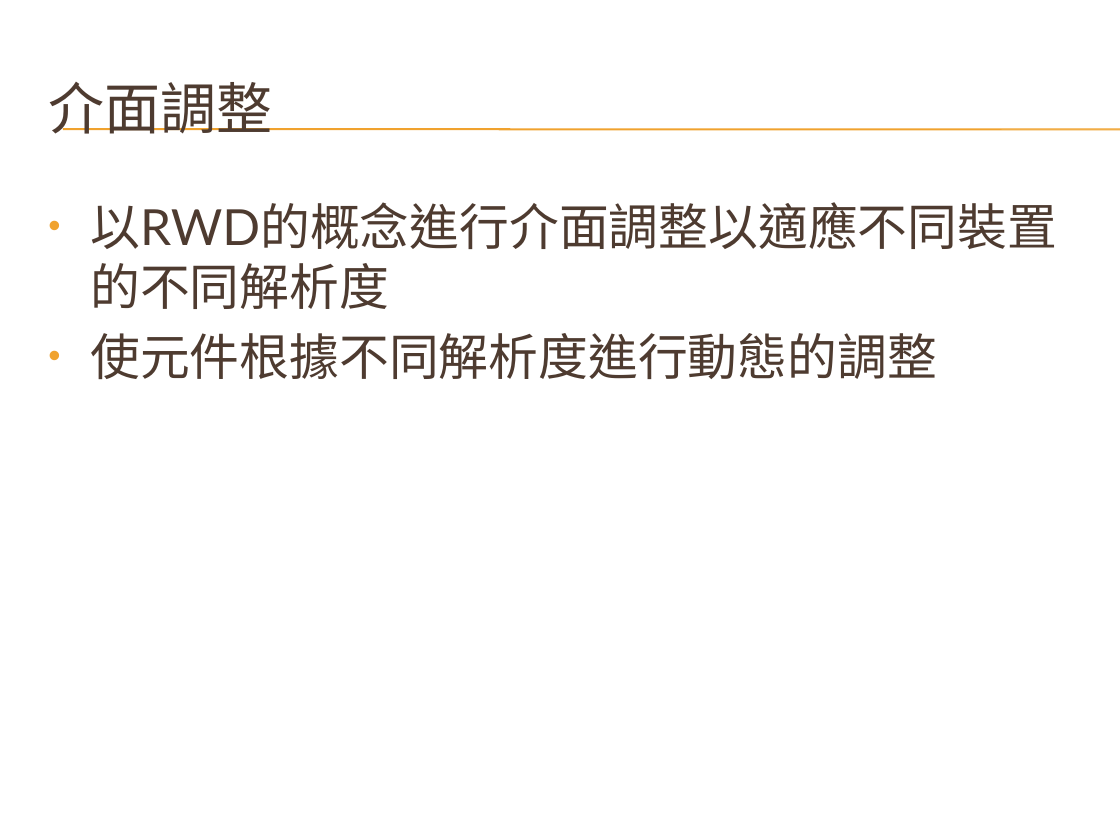
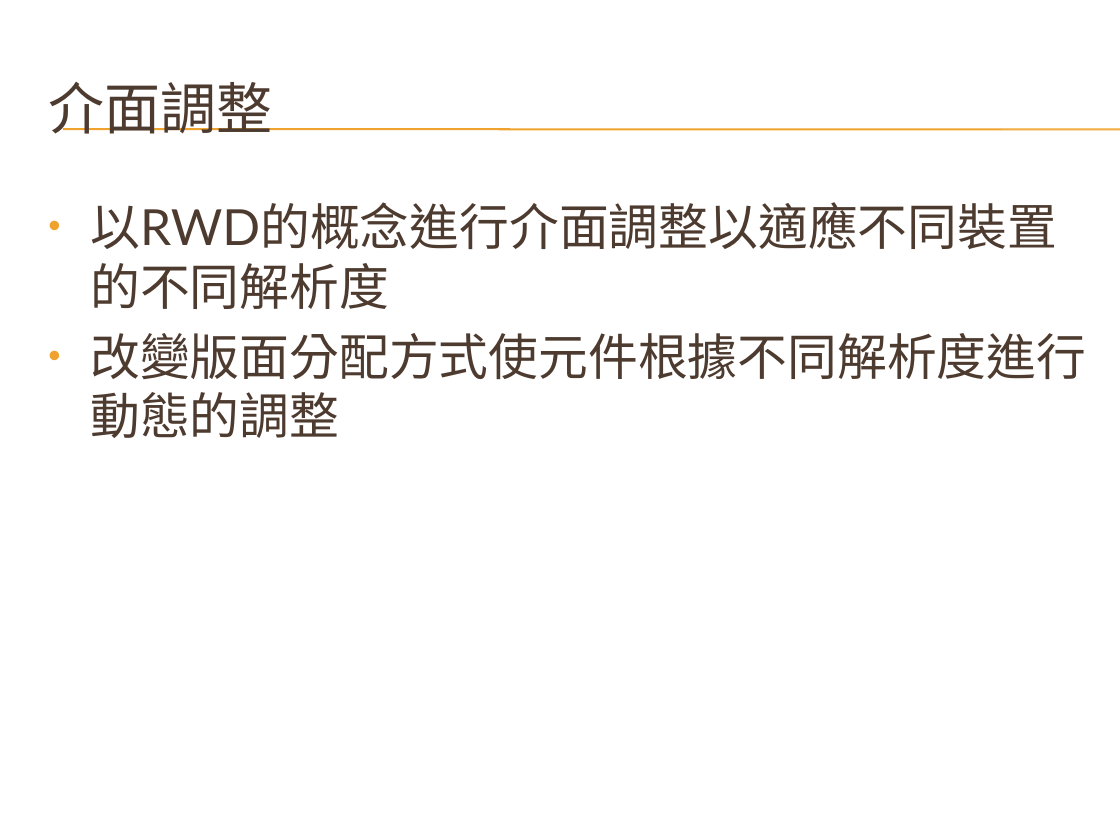
Before and after one commit to mjwade03/HtmlProject, a slide deck: slide 4 of HtmlProject/NodejsCompleteServer/Slide/天氣概況綜合資訊站 - 3rd stage.pptx. Drawn at 1120x840 pixels with LibreOffice and Linux fonts; fonts in the diff are those of the drawing; background and template pictures are left out. Boxes give left, top, right and bottom in pixels: in the first picture for what was removed or moved away, otherwise in the second. Text is boxed around its words. In the diff, an @@ line names an element or a change of style, - is before the commit and + after.

```diff
--- a/HtmlProject/NodejsCompleteServer/Slide/天氣概況綜合資訊站 - 3rd stage.pptx
+++ b/HtmlProject/NodejsCompleteServer/Slide/天氣概況綜合資訊站 - 3rd stage.pptx
@@ text at <box>90,333,1086,438</box>: text changed @@
-• 使元件根據不同解析度進行動態的調整
+• 改變版面分配方式使元件根據不同解析度進行動態的調整
```
Also in this commit, not shown: 8 other slides changed, 3 slides added, 3 other files.
